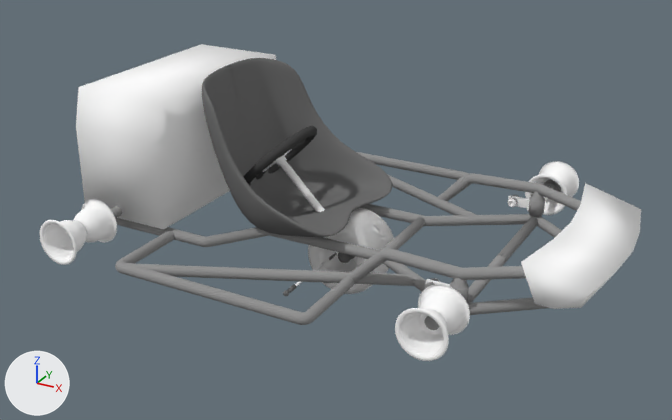
The Blender file Content/Models/kart_1.blend, before and after one commit.
Camera for both pictures: a camera (50 mm lens) standing at (87.8, -167.1, 92.6) and looking at (-2.0, -3.8, 10.9). The axes (+X, +Y, +Z) are drawn at lower left. The lights are the same throughout. The same objects are shown in both versions, whatever each file hides.

Objects in the first picture: 'Body', 'm_steering_assembly', 'm_steering_assembly.002', 'm_wheel_RL', 'm_wheel_RR', 'm_wheel_hub_FL', 'm_wheel_hub_FR', 'm_wheel_hub_RR'.
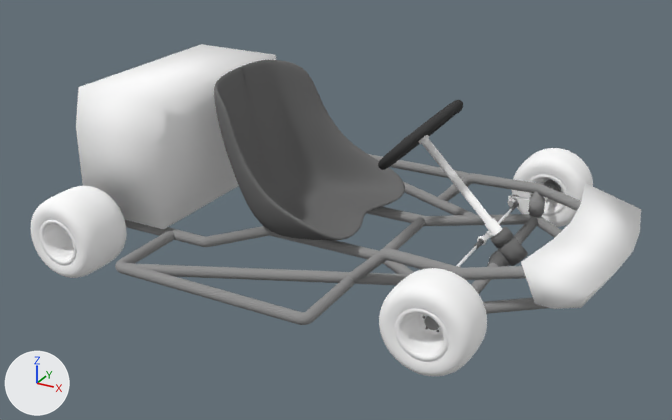
Edits to the bpy script that builds the scene:
```text
Change me_vertexes:
    where me_vertexes.from_pydata(...)  # 7088 vertices, 6389 faces; spans x -57.7..60.5, y -41.3..41.3, z 4.7..38.7
    used by ob_body; location = (0.0, 0.0, 0.0)
    me_vertexes part 1: the loose piece of 1266 vertices spanning x -31.6..3.3, y -19.1..19.1, z 5.5..38.7 is moved by (3.2, 0.0, 0.0)
Change ob_m_wheel_rl:
    ob_m_wheel_rl.location: (0.0, 0.0, 0.0) -> (-45.8, 36.7, 9.4)
Change ob_m_wheel_rr:
    ob_m_wheel_rr.location: (0.0, 0.0, 0.0) -> (-45.8, -36.7, 9.4)
Change ob_m_wheel_fr:
    ob_m_wheel_fr.location: (0.0, 0.0, 0.0) -> (34.6, -35.2, 9.4)
Change ob_m_wheel_fl:
    ob_m_wheel_fl.location: (0.0, 0.0, 0.0) -> (34.6, 35.2, 9.4)
Change ob_m_steering_assembly_002:
    ob_m_steering_assembly_002.location: (0.0, 0.0, 0.0) -> (34.6, 0.0, 5.9)
Change ob_m_steering_assembly:
    ob_m_steering_assembly.location: (0.0, 0.0, 0.0) -> (34.5, 0.0, 11.1)
```

Location of each change, (x1, y1, x2, y2) in pixels of the pictures (672 x 420 px; the box of a moved part takes in the faces that stretch with it):
'm_wheel_FR', moved (not visible before): after (379, 268, 487, 376)
'm_wheel_RR', moved: before (345, 208, 394, 273); after (31, 186, 127, 278)
'm_steering_assembly', moved: before (243, 126, 357, 296); after (378, 100, 519, 267)
'm_wheel_FL', moved (not visible before): after (512, 148, 593, 227)
'm_wheel_RL', moved (not visible afterwards): before (308, 214, 387, 294)
'm_steering_assembly.002', moved: before (338, 252, 356, 263); after (487, 237, 528, 267)
part 1 of me_vertexes, moved or reshaped: before (202, 58, 392, 237); after (214, 60, 405, 240)
